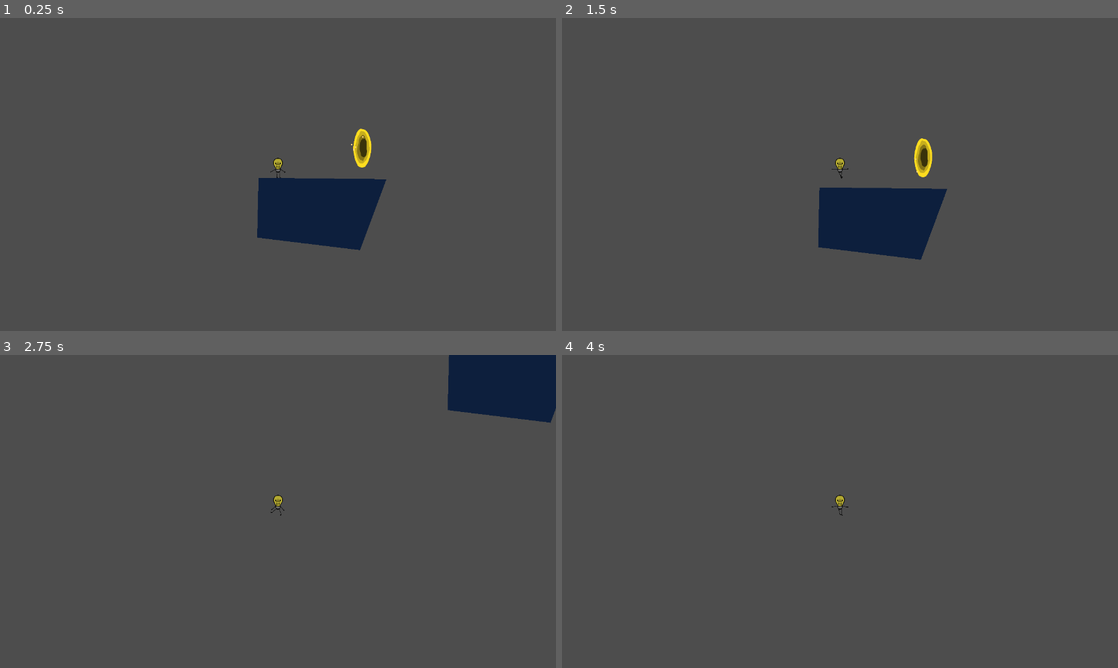
Above: before the commit, frames 1-4 (two rows, left to right).
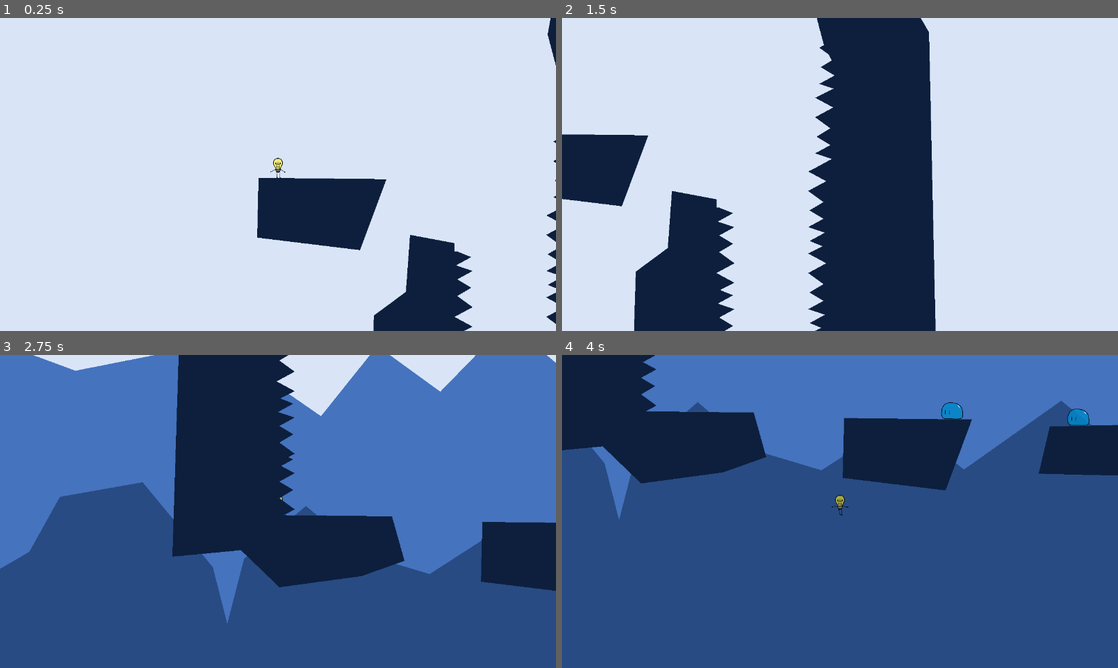
Above: after the commit, the same moments.

Repository: rasmussvala/Bigmode-Game-Jam-2025
Game: Godot game, scene res://scenes/levels/level_3.tscn
The game is run twice, just before and just after one commit, with the same random seed, the same clock (stepped at 60 frames per second) and the same inputs. This scene is started directly instead of the project's main scene.
Inputs:
- Up to frame 1 (0.25 s): no input
- Up to frame 2 (1.5 s): tap Enter at 0.5 s; hold Shift (dodge) 0.53-1.28 s; hold D (move_right) from 0.53 s (still down); tap Space (jump) at 0.77 s; tap Shift (dodge) at 1.35 s
- Up to frame 3 (2.75 s): tap Space (jump) at 1.52 s; release D (move_right) at 2.03 s; hold A (move_left) from 2.03 s (still down); hold Shift (dodge) from 2.03 s (still down)
- Up to frame 4 (4 s): release A (move_left) at 2.78 s; release Shift (dodge) at 2.78 s; hold D (move_right) from 2.78 s (still down); tap Shift (dodge) at 2.85 s; tap Space (jump) at 3.02, 3.77 s; hold Shift (dodge) from 3.53 s (still down)

The runs differ from the first frame. In frame 1, 96% of the frame differs, in the area x 0-100%, y 0-100%; in frame 2, 96%; in frame 3, 100%; in frame 4, 100%.

Commit message:
added lvl 3
also added parent node to walls in lvl 2

Diff:
--- a/scenes/levels/level_2.tscn
+++ b/scenes/levels/level_2.tscn
@@ -42,12 +42,12 @@
 [node name="NextLevel" parent="." instance=ExtResource("3_kma42")]
 position = Vector2(867, -102)
 
-[node name="StaticBody2D" type="StaticBody2D" parent="."]
+[node name="Walls" type="StaticBody2D" parent="."]
 script = ExtResource("3_i02d2")
 
-[node name="Polygon2D" type="Polygon2D" parent="StaticBody2D"]
+[node name="Polygon2D" type="Polygon2D" parent="Walls"]
 
-[node name="CollisionPolygon2D" type="CollisionPolygon2D" parent="StaticBody2D"]
+[node name="CollisionPolygon2D" type="CollisionPolygon2D" parent="Walls"]
 
 [node name="Killzone" parent="." instance=ExtResource("8_q5qec")]
 
--- a/scenes/levels/level_3.tscn
+++ b/scenes/levels/level_3.tscn
@@ -1,16 +1,159 @@
-[gd_scene load_steps=4 format=3 uid="uid://bwfp43lmvye2k"]
+[gd_scene load_steps=12 format=3 uid="uid://y27efchsxnhu"]
 
+[ext_resource type="PackedScene" uid="uid://bpskicg0fvhk2" path="res://scenes/background.tscn" id="1_5lp04"]
 [ext_resource type="PackedScene" uid="uid://cb3vh0dhrgdyp" path="res://scenes/player.tscn" id="1_6qyqw"]
 [ext_resource type="PackedScene" uid="uid://gr206ync62i2" path="res://scenes/levels/obstacles/obstacle_1.tscn" id="2_67npy"]
-[ext_resource type="PackedScene" uid="uid://bly0mnguraowr" path="res://scenes/next_level.tscn" id="3_j4gmt"]
+[ext_resource type="PackedScene" uid="uid://bx2wrphdy35jy" path="res://scenes/next_level.tscn" id="3_j4gmt"]
+[ext_resource type="PackedScene" uid="uid://buoydlldpdqjf" path="res://scenes/levels/obstacles/obstacle_3.tscn" id="4_vey2s"]
+[ext_resource type="PackedScene" uid="uid://crgspndduh0ge" path="res://scenes/levels/obstacles/spikes.tscn" id="5_ahud0"]
+[ext_resource type="PackedScene" uid="uid://gy3f1dqjsiki" path="res://scenes/levels/obstacles/obstacle_2.tscn" id="5_m8af0"]
+[ext_resource type="Script" path="res://scripts/obstacle.gd" id="5_ohx8t"]
+[ext_resource type="PackedScene" uid="uid://kitx24ssv88o" path="res://scenes/enemy.tscn" id="9_88lsh"]
+[ext_resource type="PackedScene" uid="uid://fuekg0vgkssg" path="res://scenes/killzone.tscn" id="10_j2r3t"]
+
+[sub_resource type="WorldBoundaryShape2D" id="WorldBoundaryShape2D_uyx4i"]
 
 [node name="Level3" type="Node2D"]
+
+[node name="Background" parent="." instance=ExtResource("1_5lp04")]
+position = Vector2(-498, 284)
 
 [node name="Player" parent="." instance=ExtResource("1_6qyqw")]
 position = Vector2(-16, 2)
 
-[node name="Obstacle1" parent="." instance=ExtResource("2_67npy")]
+[node name="Obstacles" type="Node" parent="."]
+
+[node name="Obstacle1" parent="Obstacles" instance=ExtResource("2_67npy")]
 position = Vector2(1, 40)
 
+[node name="Obstacle3" parent="Obstacles" instance=ExtResource("4_vey2s")]
+position = Vector2(135, 590)
+
+[node name="Obstacle6" parent="Obstacles" instance=ExtResource("4_vey2s")]
+position = Vector2(743, 486)
+
+[node name="Obstacle8" parent="Obstacles" instance=ExtResource("4_vey2s")]
+position = Vector2(1062, 481)
+
+[node name="Obstacle7" parent="Obstacles" instance=ExtResource("4_vey2s")]
+position = Vector2(873, 527)
+rotation = -1.51844
+
+[node name="Obstacle2" parent="Obstacles" instance=ExtResource("2_67npy")]
+position = Vector2(292, 595)
+
+[node name="Obstacle4" parent="Obstacles" instance=ExtResource("5_m8af0")]
+position = Vector2(449, 598)
+
+[node name="Obstacle5" parent="Obstacles" instance=ExtResource("5_m8af0")]
+position = Vector2(613, 538)
+rotation = 3.14159
+
+[node name="Walls" type="Node" parent="."]
+
+[node name="Wall1" type="StaticBody2D" parent="Walls"]
+collision_layer = 2
+script = ExtResource("5_ohx8t")
+
+[node name="Polygon2D" type="Polygon2D" parent="Walls/Wall1"]
+color = Color(0.0509804, 0.12549, 0.243137, 1)
+polygon = PackedVector2Array(111, 65, 112, 591, 38, 598, 53, 117, 76, 100, 79, 59)
+
+[node name="CollisionPolygon2D" type="CollisionPolygon2D" parent="Walls/Wall1"]
+
+[node name="Polygon2D2" type="Polygon2D" parent="Walls"]
+position = Vector2(166, -145)
+scale = Vector2(0.972973, 1)
+color = Color(0.0509804, 0.12549, 0.243137, 1)
+polygon = PackedVector2Array(100.694, 90, 112, 591, 38, 598, 37, 127, 22.6111, 98, 12.3333, 60, 17.4722, 32, 67.8333, 35)
+
+[node name="Spikes" type="Node" parent="."]
+
+[node name="Spikes" parent="Spikes" instance=ExtResource("5_ahud0")]
+position = Vector2(104, 101)
+rotation = 1.5708
+
+[node name="Spikes2" parent="Spikes" instance=ExtResource("5_ahud0")]
+position = Vector2(104, 160)
+rotation = 1.5708
+
+[node name="Spikes3" parent="Spikes" instance=ExtResource("5_ahud0")]
+position = Vector2(104, 218)
+rotation = 1.5708
+
+[node name="Spikes4" parent="Spikes" instance=ExtResource("5_ahud0")]
+position = Vector2(104, 277)
+rotation = 1.5708
+
+[node name="Spikes5" parent="Spikes" instance=ExtResource("5_ahud0")]
+position = Vector2(105, 336)
+rotation = 1.5708
+
+[node name="Spikes6" parent="Spikes" instance=ExtResource("5_ahud0")]
+position = Vector2(106, 395)
+rotation = 1.5708
+
+[node name="Spikes7" parent="Spikes" instance=ExtResource("5_ahud0")]
+position = Vector2(106, 455)
+rotation = 1.5708
+
+[node name="Spikes10" parent="Spikes" instance=ExtResource("5_ahud0")]
+position = Vector2(197, 69)
+rotation = -1.5708
+
+[node name="Spikes17" parent="Spikes" instance=ExtResource("5_ahud0")]
+position = Vector2(202, 16)
+rotation = -1.5708
+
+[node name="Spikes18" parent="Spikes" instance=ExtResource("5_ahud0")]
+position = Vector2(205, -34)
+rotation = -1.5708
+
+[node name="Spikes11" parent="Spikes" instance=ExtResource("5_ahud0")]
+position = Vector2(197, 128)
+rotation = -1.5708
+
+[node name="Spikes12" parent="Spikes" instance=ExtResource("5_ahud0")]
+position = Vector2(197, 186)
+rotation = -1.5708
+
+[node name="Spikes13" parent="Spikes" instance=ExtResource("5_ahud0")]
+position = Vector2(197, 245)
+rotation = -1.5708
+
+[node name="Spikes14" parent="Spikes" instance=ExtResource("5_ahud0")]
+position = Vector2(198, 304)
+rotation = -1.5708
+
+[node name="Spikes15" parent="Spikes" instance=ExtResource("5_ahud0")]
+position = Vector2(199, 363)
+rotation = -1.5708
+
+[node name="Spikes16" parent="Spikes" instance=ExtResource("5_ahud0")]
+position = Vector2(198, 423)
+rotation = -1.5708
+
+[node name="Spikes8" parent="Spikes" instance=ExtResource("5_ahud0")]
+position = Vector2(106, 514)
+rotation = 1.5708
+
+[node name="Spikes9" parent="Spikes" instance=ExtResource("5_ahud0")]
+position = Vector2(106, 554)
+rotation = 1.5708
+
+[node name="Enemies" type="Node" parent="."]
+
+[node name="Enemy" parent="Enemies" instance=ExtResource("9_88lsh")]
+position = Vector2(268, 564)
+
+[node name="Enemy2" parent="Enemies" instance=ExtResource("9_88lsh")]
+position = Vector2(491, 567)
+
 [node name="NextLevel" parent="." instance=ExtResource("3_j4gmt")]
-position = Vector2(44, 1)
+position = Vector2(1116, 449)
+
+[node name="Killzone" parent="." instance=ExtResource("10_j2r3t")]
+
+[node name="CollisionShape2D" type="CollisionShape2D" parent="Killzone"]
+position = Vector2(290, 644)
+shape = SubResource("WorldBoundaryShape2D_uyx4i")
